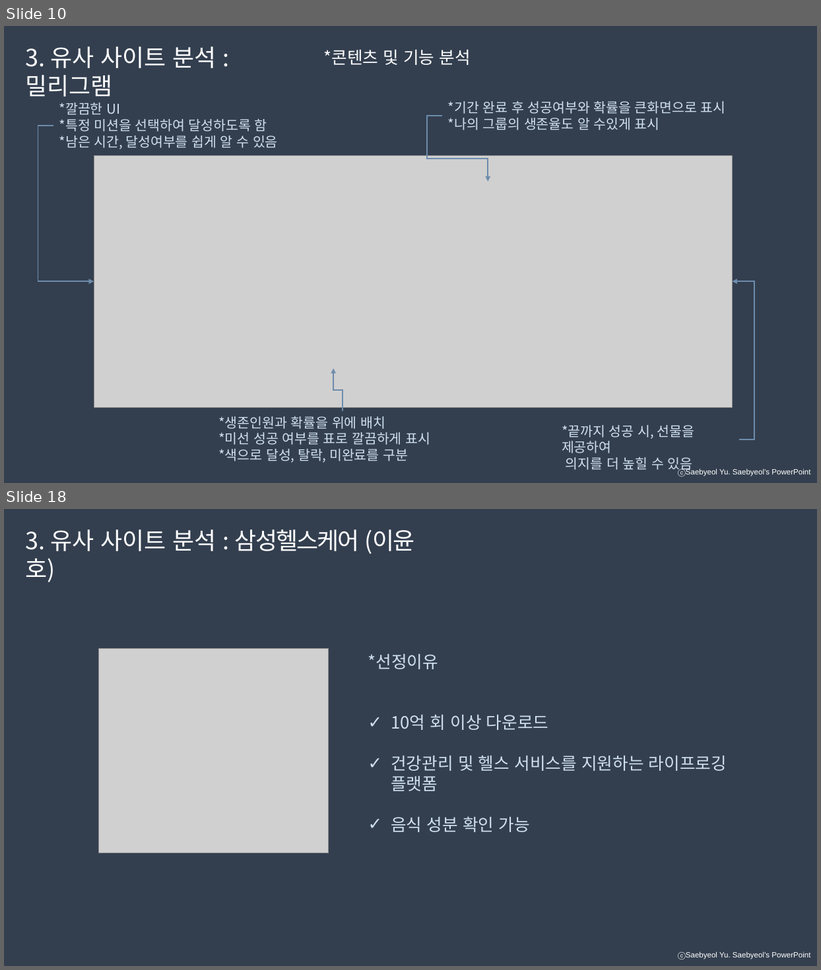
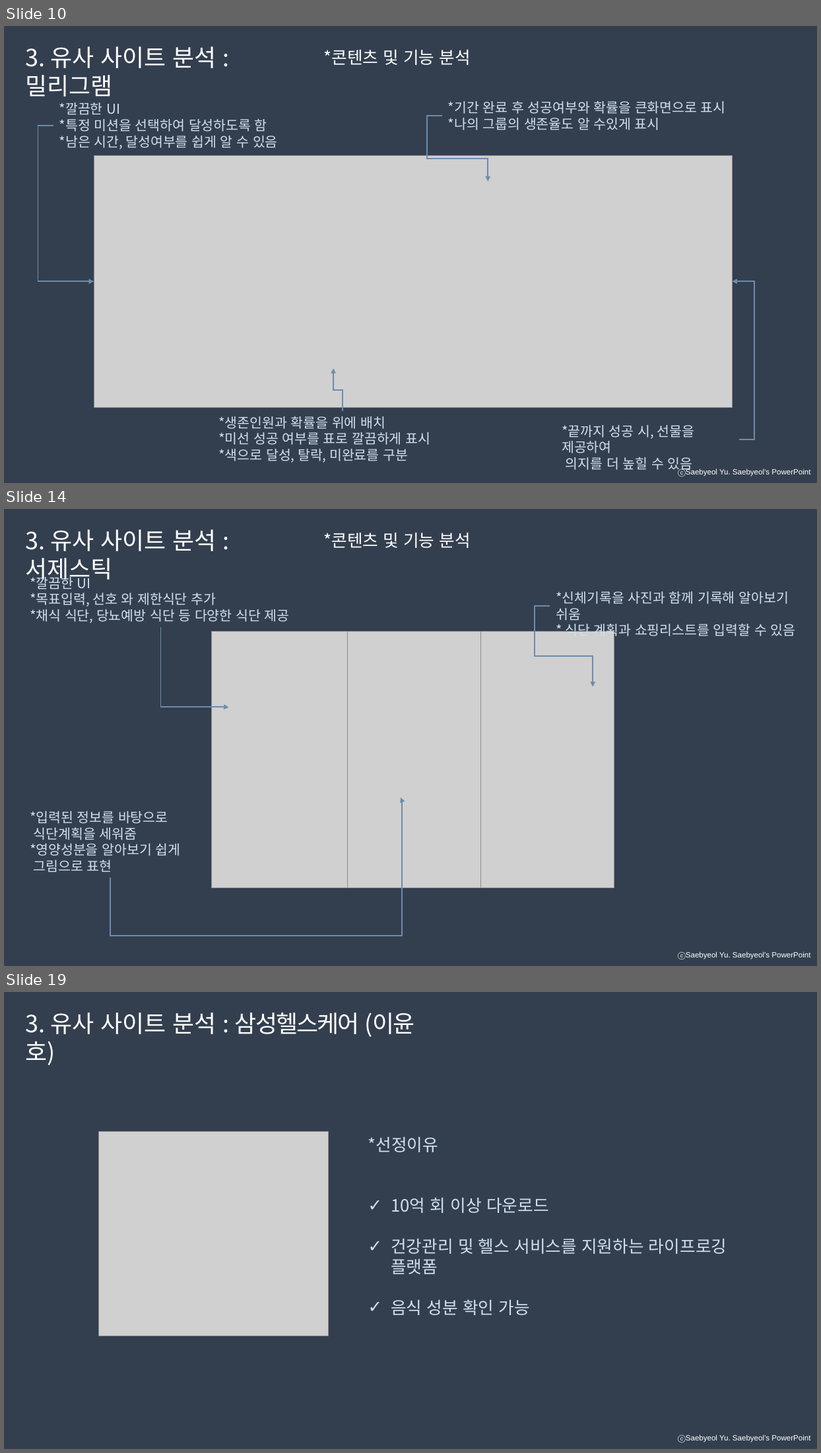
Before and after one commit to developerYHLee/University_Homework, a slide deck: 기말과제.pptx. Shown one above the other, each under a label of ours: slides 10 and 18 before the commit, slides 10, 14 and 19 after it; the slides between them are not shown. The pictures are 821x970 and 821x1453 pixels, drawn with LibreOffice and Linux fonts; fonts in the diff are those of the drawing; grey boxes stand for pictures. Boxes give left, top, right and bottom in pixels: in the first picture for what was removed or moved away, otherwise in the second. Text is boxed around its words. In the diff, an @@ line names an element or a change of style, - is before the commit and + after.

```diff
--- a/기말과제.pptx
+++ b/기말과제.pptx
@@ slide 14 added at (x1=4, y1=509, x2=817, y2=966), background #333F50; not listed: 1 template element that a slide beside it also shows @@
@@ text added at (x1=26, y1=529, x2=217, y2=584), 28 pt, text #FFFFFF @@
+3. 유사 사이트 분석 : 서제스틱
@@ text added at (x1=323, y1=532, x2=471, y2=548), 20 pt, text #FFFFFF @@
+*콘텐츠 및 기능 분석
@@ text added at (x1=30, y1=574, x2=290, y2=623), 16 pt, text #D0E0EF @@
+*깔끔한 UI
+*목표입력, 선호 와 제한식단 추가
+*채식 식단, 당뇨예방 식단 등 다양한 식단 제공
@@ elbow arrow added from (550, 606) to (593, 687), #6D8CAC 1.5 pt @@
@@ text added at (x1=556, y1=591, x2=796, y2=639), 16 pt, text #D0E0EF @@
+*신체기록을 사진과 함께 기록해 알아보기 쉬움
+* 식단 계획과 쇼핑리스트를 입력할 수 있음
@@ elbow arrow added from (161, 627) to (229, 708), #6D8CAC 1.5 pt @@
@@ picture added at (x1=211, y1=632, x2=348, y2=889) @@
@@ picture added at (x1=347, y1=632, x2=481, y2=889) @@
@@ picture added at (x1=481, y1=632, x2=614, y2=889) @@
@@ elbow arrow added from (110, 878) to (401, 797), #6D8CAC 1.5 pt @@
@@ text added at (x1=30, y1=811, x2=181, y2=873), 16 pt, text #D0E0EF @@
+*입력된 정보를 바탕으로
+식단계획을 세워줌
+*영양성분을 알아보기 쉽게
+그림으로 표현
@@ what was slide 18 is now slide 19 @@
```
Also in this commit, not shown: 4 slides changed, 5 other slides added, 5 slides removed.
